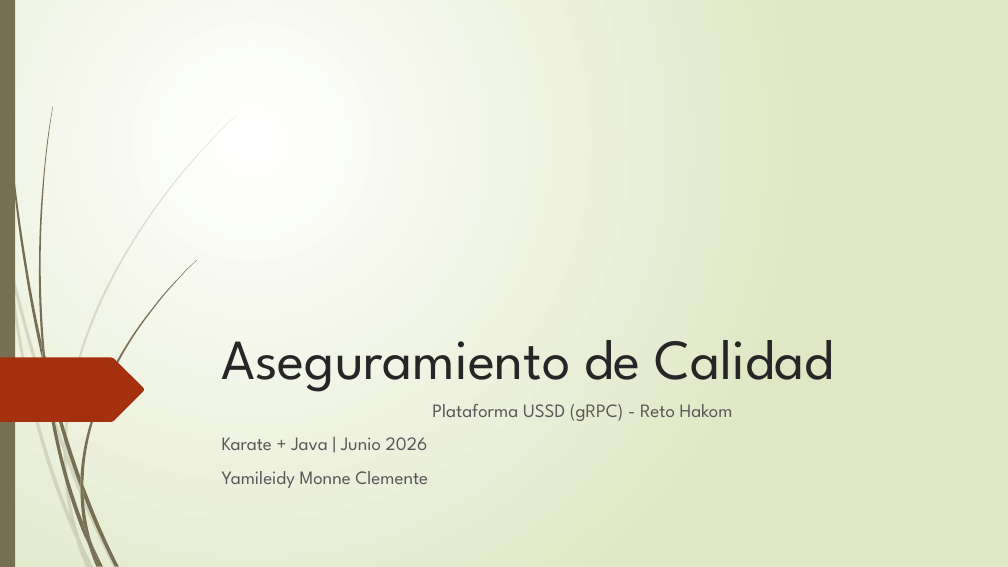
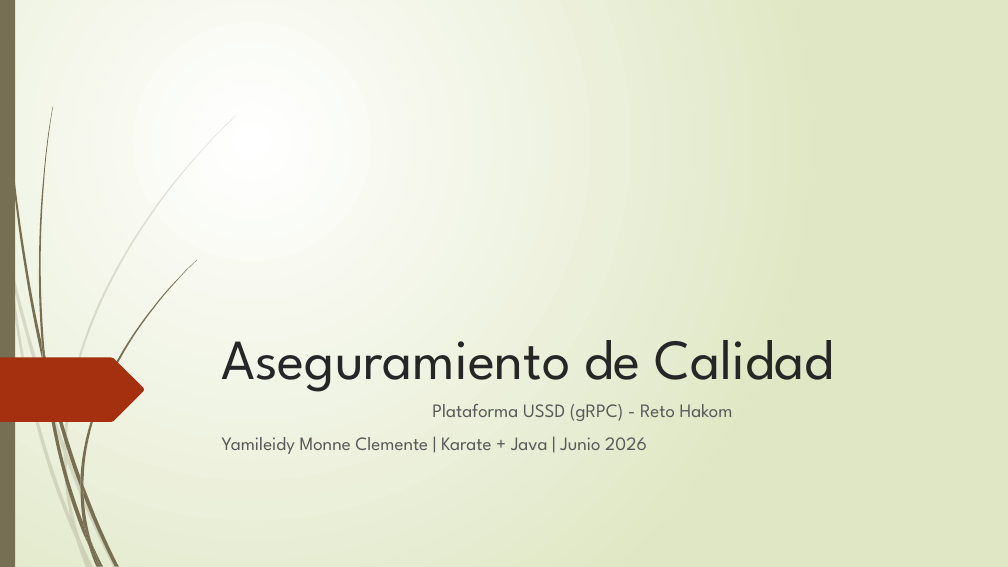
Before and after one commit to ymonne32/Plataforma-USSD, a slide deck: slide 1 of docs/Presentacion_Reto_USSD_QA.pptx. Drawn at 1008x567 pixels with LibreOffice and Linux fonts; fonts in the diff are those of the drawing. Boxes give left, top, right and bottom in pixels: in the first picture for what was removed or moved away, otherwise in the second. Text is boxed around its words. In the diff, an @@ line names an element or a change of style, - is before the commit and + after.

```diff
--- a/docs/Presentacion_Reto_USSD_QA.pptx
+++ b/docs/Presentacion_Reto_USSD_QA.pptx
@@ subtitle at (x1=222, y1=404, x2=733, y2=454): text changed @@
-Plataforma USSD (gRPC) - Reto Hakom
-Karate + Java | Junio 2026
-Yamileidy Monne Clemente
+Plataforma USSD (gRPC) - Reto Hakom
+Yamileidy Monne Clemente | Karate + Java | Junio 2026
```
Also in this commit, not shown: 15 other slides changed, 9 other files.
